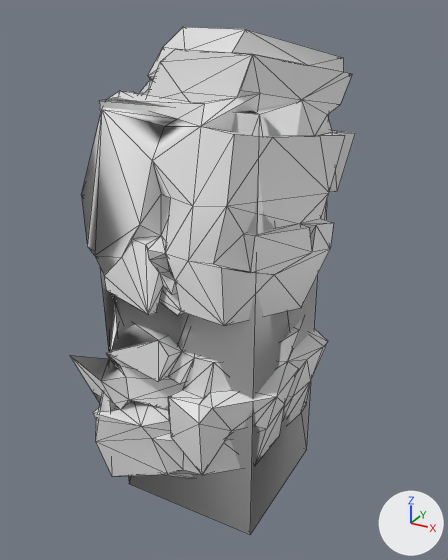
The OBJ model src/main/resources/assets/kn8/meshes/suit/mk1_reinforced/left_arm.obj as it was, and as the next commit left it.
Camera for both pictures: a 50 mm lens placed at (0.594, -0.954, 0.782), pointed at (0.061, 0.016, 0.297). Every picture has the same lights, and +X, +Y and +Z are marked at lower right. The older version comes first. Mesh edges are drawn as thin lines. Where no turn or scale is listed for an object, it has been applied to the vertices. Vertices at exactly the same position are counted once.

Names of what the first picture shows: 'left_arm'.
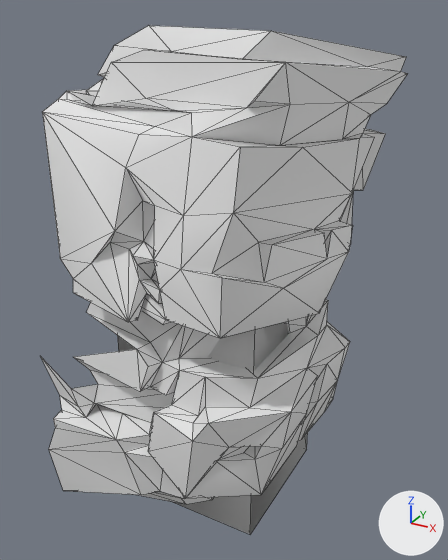
Where the change shows, as pixel boxes (x1, y1, x2, y2) in the pictures (448 x 560 px; the box of a moved part takes in the faces that stretch with it):
'left_arm', reshaped (29% wider): before (70, 27, 355, 534); after (40, 26, 408, 534)
part 1 of me_left_arm, rebuilt (29% wider): before (70, 27, 355, 478); after (40, 26, 408, 504)
part 2 of me_left_arm, moved or reshaped (not visible afterwards): before (100, 93, 258, 114)

Edits to the bpy script that builds the scene:
```text
Change me_left_arm:
    used by ob_left_arm; location = (0.0, 0.0, 0.0)
    verts and faces of me_left_arm; kept vertices keep their numbers, new ones are numbered from 400
    before: 393 (-0.081, 0.144, 0.644), 394 (-0.081, -0.144, 0.644) at pixel (99, 100), 398 (0.206, -0.144, 0.644) at pixel (259, 114)
    remove me_left_arm.from_pydata(...)  # 400 vertices, 794 faces; spans x -0.17..0.263, y -0.22..0.269, z -0.144..0.751
    add me_left_arm.from_pydata(...)  # 395 vertices, 731 faces; spans x -0.217..0.315, y -0.29..0.314, z -0.144..0.751
    me_left_arm part 1: the loose piece of 392 vertices spanning x -0.17..0.263, y -0.22..0.269, z -0.101..0.751 is rebuilt with 387 vertices and now spans x -0.217..0.315, y -0.29..0.314, z -0.1..0.751
    me_left_arm part 2
    add delete_faces([(393, 394, 398)])
    add faces += [(393, 398, 394)]
    other edits to the shape of me_left_arm do not show in these pictures
```
